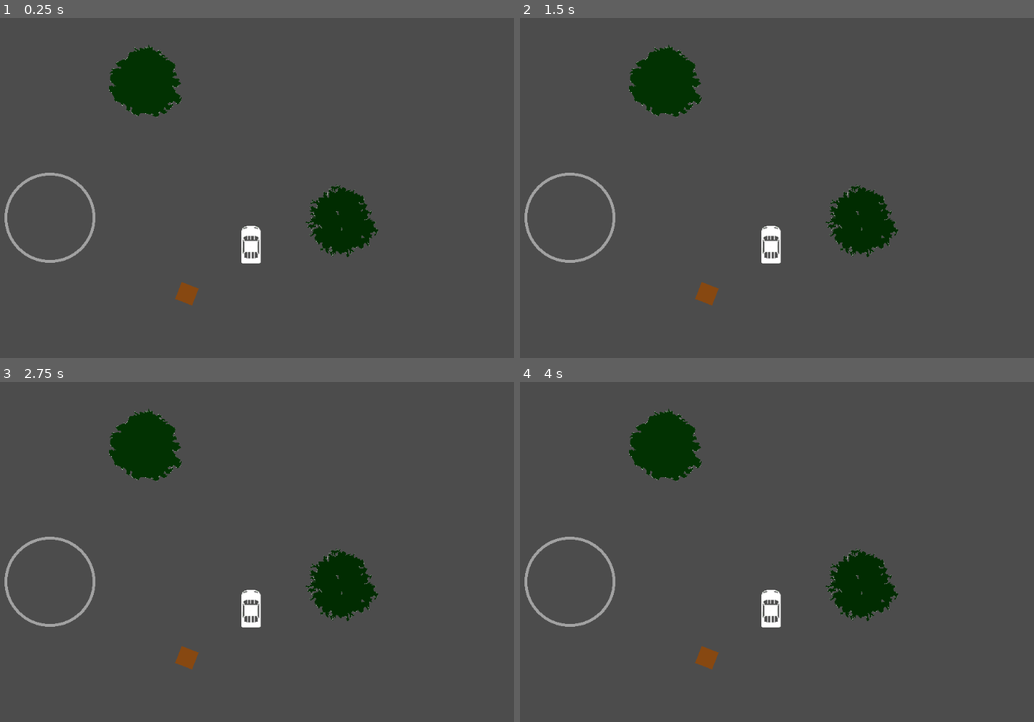
Above: before the commit, frames 1-4 (two rows, left to right).
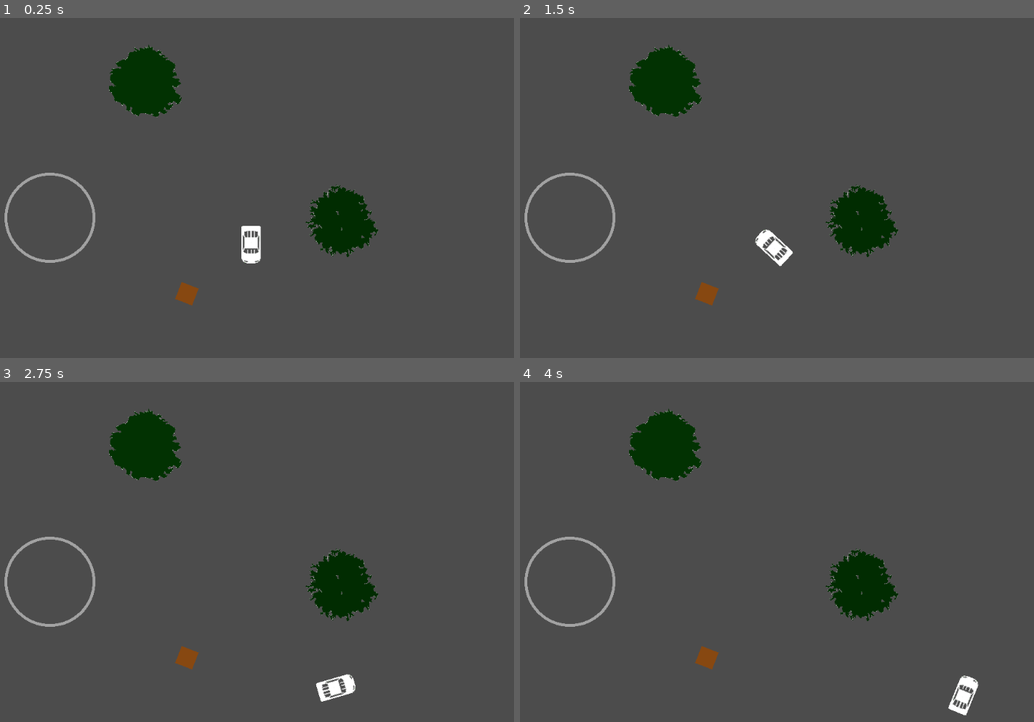
Above: after the commit, the same moments.

Repository: paulinodjm/SirtoliRacingGodot
Game: Godot game, scene res://scenes/DevScene.tscn
The game is run twice, just before and just after one commit, with the same random seed, the same clock (stepped at 60 frames per second) and the same inputs.
Inputs:
- Up to frame 1 (0.25 s): no input
- Up to frame 2 (1.5 s): tap Enter at 0.5 s; hold Right (game_right, bound only after the commit) 0.53-1.28 s; hold Down (game_brake, bound only after the commit) from 1.28 s (still down)
- Up to frame 3 (2.75 s): release Down (game_brake, bound only after the commit) at 2.03 s; hold Right (game_right, bound only after the commit) from 2.03 s (still down)
- Up to frame 4 (4 s): release Right (game_right, bound only after the commit) at 2.78 s; hold Up (game_accel, bound only after the commit) 2.78-3.53 s; hold Left (game_left, bound only after the commit) from 3.53 s (still down)

The runs differ from the first frame. In frame 1, 0.2% of the frame differs, in the area x 46-51%, y 61-73%; in frame 2, 0.4%; in frame 3, 0.7%; in frame 4, 0.7%, in the area x 46-90%, y 61-99%.

Commit message:
Add the basic physic objects
Add a basic physics behaviour for the sirto car.
Add the collisions to the box.
Add a name for this project.

Diff:
--- a/assets/Box.tscn
+++ b/assets/Box.tscn
@@ -1,11 +1,38 @@
-[gd_scene load_steps=2 format=2]
+[gd_scene load_steps=3 format=2]
 
 [ext_resource path="res://assets/textures/box32.png" type="Texture" id=1]
 
-[node name="Box" type="Node2D" index="0"]
+[sub_resource type="RectangleShape2D" id=1]
 
-_sections_unfolded = [ "Transform" ]
+custom_solver_bias = 0.0
+extents = Vector2( 16.0575, 16.1014 )
+
+[node name="Box" type="RigidBody2D" index="0"]
+
+input_pickable = false
+collision_layer = 1
+collision_mask = 1
+mode = 0
+mass = 75.0
+friction = 1.0
+bounce = 0.0
+gravity_scale = 1.0
+custom_integrator = false
+continuous_cd = 0
+contacts_reported = 0
+contact_monitor = false
+sleeping = false
+can_sleep = true
+linear_velocity = Vector2( 0, 0 )
+linear_damp = -1.0
+angular_velocity = 0.0
+angular_damp = -1.0
+_sections_unfolded = [ "Angular", "Applied Forces", "Linear", "Transform" ]
 
 [node name="Sprite" type="Sprite" parent="." index="0"]
 
 texture = ExtResource( 1 )
+
+[node name="CollisionShape2D" type="CollisionShape2D" parent="." index="1"]
+
+shape = SubResource( 1 )
--- a/assets/SirtoCar.tscn
+++ b/assets/SirtoCar.tscn
@@ -1,11 +1,44 @@
-[gd_scene load_steps=2 format=2]
+[gd_scene load_steps=4 format=2]
 
-[ext_resource path="res://assets/textures/carSirto.png" type="Texture" id=1]
+[ext_resource path="res://assets/scripts/SirtoCar.gd" type="Script" id=1]
+[ext_resource path="res://assets/textures/carSirto.png" type="Texture" id=2]
 
-[node name="SirtoCar" type="Node2D" index="0"]
+[sub_resource type="RectangleShape2D" id=1]
+
+custom_solver_bias = 0.0
+extents = Vector2( 16.8278, 32.8913 )
+
+[node name="SirtoCar" type="RigidBody2D" index="0"]
+
+input_pickable = false
+collision_layer = 1
+collision_mask = 1
+mode = 0
+mass = 20.0
+friction = 1.0
+bounce = 0.0
+gravity_scale = 1.0
+custom_integrator = false
+continuous_cd = 0
+contacts_reported = 0
+contact_monitor = false
+sleeping = false
+can_sleep = false
+linear_velocity = Vector2( 0, 0 )
+linear_damp = -1.0
+angular_velocity = 0.0
+angular_damp = 1.0
+script = ExtResource( 1 )
+_sections_unfolded = [ "Angular", "Linear", "Transform" ]
+accel_speed = 1000.0
+rotation_speed = 180.0
 
 [node name="Sprite" type="Sprite" parent="." index="0"]
 
-rotation = -1.5708
-texture = ExtResource( 1 )
+rotation = 1.5708
+texture = ExtResource( 2 )
 _sections_unfolded = [ "Transform" ]
+
+[node name="CollisionShape2D" type="CollisionShape2D" parent="." index="1"]
+
+shape = SubResource( 1 )
--- /dev/null
+++ b/assets/scripts/SirtoCar.gd
@@ -0,0 +1,33 @@
+extends RigidBody2D
+
+export var accel_speed = 90.0
+export var rotation_speed = 45.0
+
+func _ready():
+	pass
+
+func _physics_process(delta):
+	var torque = get_rotation_speed() * get_turn_input()
+	set_angular_velocity(torque)
+
+	var accel = accel_speed * get_move_input()
+	apply_impulse(Vector2(0,0), get_transform().y * accel)
+
+func get_rotation_speed():
+	return deg2rad(rotation_speed)
+
+func get_turn_input():
+	var input = 0
+	if Input.is_action_pressed("game_left"):
+		input -= 1
+	if Input.is_action_pressed("game_right"):
+		input += 1
+	return input
+
+func get_move_input():
+	var input = 0
+	if Input.is_action_pressed("game_accel"):
+		input += 1
+	if Input.is_action_pressed("game_brake"):
+		input -= 1
+	return input
--- a/project.godot
+++ b/project.godot
@@ -10,4 +10,20 @@
 
 [application]
 
+config/name="Sirtoli Racing"
 run/main_scene="res://scenes/DevScene.tscn"
+
+[input]
+
+game_accel=[ Object(InputEventKey,"resource_local_to_scene":false,"resource_name":"","device":0,"alt":false,"shift":false,"control":false,"meta":false,"command":false,"pressed":false,"scancode":16777232,"unicode":0,"echo":false,"script":null)
+ ]
+game_brake=[ Object(InputEventKey,"resource_local_to_scene":false,"resource_name":"","device":0,"alt":false,"shift":false,"control":false,"meta":false,"command":false,"pressed":false,"scancode":16777234,"unicode":0,"echo":false,"script":null)
+ ]
+game_left=[ Object(InputEventKey,"resource_local_to_scene":false,"resource_name":"","device":0,"alt":false,"shift":false,"control":false,"meta":false,"command":false,"pressed":false,"scancode":16777231,"unicode":0,"echo":false,"script":null)
+ ]
+game_right=[ Object(InputEventKey,"resource_local_to_scene":false,"resource_name":"","device":0,"alt":false,"shift":false,"control":false,"meta":false,"command":false,"pressed":false,"scancode":16777233,"unicode":0,"echo":false,"script":null)
+ ]
+
+[physics]
+
+2d/default_gravity_vector=Vector2( 0, 0 )
--- a/scenes/DevScene.tscn
+++ b/scenes/DevScene.tscn
@@ -6,7 +6,17 @@
 [ext_resource path="res://assets/SirtoCar.tscn" type="PackedScene" id=4]
 [ext_resource path="res://assets/Tree2.tscn" type="PackedScene" id=5]
 
-[node name="SceneRoot" type="Node" index="0"]
+[sub_resource type="RectangleShape2D" id=1]
+
+custom_solver_bias = 0.0
+extents = Vector2( 520, 10 )
+
+[sub_resource type="RectangleShape2D" id=2]
+
+custom_solver_bias = 0.0
+extents = Vector2( 10, 300 )
+
+[node name="SceneRoot" type="Node"]
 
 [node name="CheckPoint" parent="." index="0" instance=ExtResource( 1 )]
 
@@ -24,7 +34,68 @@
 [node name="SirtoCar" parent="." index="3" instance=ExtResource( 4 )]
 
 position = Vector2( 561.239, 400.428 )
+accel_speed = 90.0
 
 [node name="Tree2" parent="." index="4" instance=ExtResource( 5 )]
 
 position = Vector2( 375.344, 110.896 )
+
+[node name="TopWall" type="StaticBody2D" parent="." index="5"]
+
+position = Vector2( 510, -10 )
+input_pickable = false
+collision_layer = 1
+collision_mask = 1
+constant_linear_velocity = Vector2( 0, 0 )
+constant_angular_velocity = 0.0
+friction = 1.0
+bounce = 0.0
+
+[node name="CollisionShape2D" type="CollisionShape2D" parent="TopWall" index="0"]
+
+shape = SubResource( 1 )
+
+[node name="BottomWall" type="StaticBody2D" parent="." index="6"]
+
+position = Vector2( 510, 610 )
+input_pickable = false
+collision_layer = 1
+collision_mask = 1
+constant_linear_velocity = Vector2( 0, 0 )
+constant_angular_velocity = 0.0
+friction = 1.0
+bounce = 0.0
+
+[node name="CollisionShape2D" type="CollisionShape2D" parent="BottomWall" index="0"]
+
+shape = SubResource( 1 )
+
+[node name="LeftWall" type="StaticBody2D" parent="." index="7"]
+
+position = Vector2( -10, 300 )
+input_pickable = false
+collision_layer = 1
+collision_mask = 1
+constant_linear_velocity = Vector2( 0, 0 )
+constant_angular_velocity = 0.0
+friction = 1.0
+bounce = 0.0
+
+[node name="CollisionShape2D" type="CollisionShape2D" parent="LeftWall" index="0"]
+
+shape = SubResource( 2 )
+
+[node name="RightWall" type="StaticBody2D" parent="." index="8"]
+
+position = Vector2( 1030, 300 )
+input_pickable = false
+collision_layer = 1
+collision_mask = 1
+constant_linear_velocity = Vector2( 0, 0 )
+constant_angular_velocity = 0.0
+friction = 1.0
+bounce = 0.0
+
+[node name="CollisionShape2D" type="CollisionShape2D" parent="RightWall" index="0"]
+
+shape = SubResource( 2 )
Not shown: 1 places in scenes/DevScene.tscn that only renumber resources
